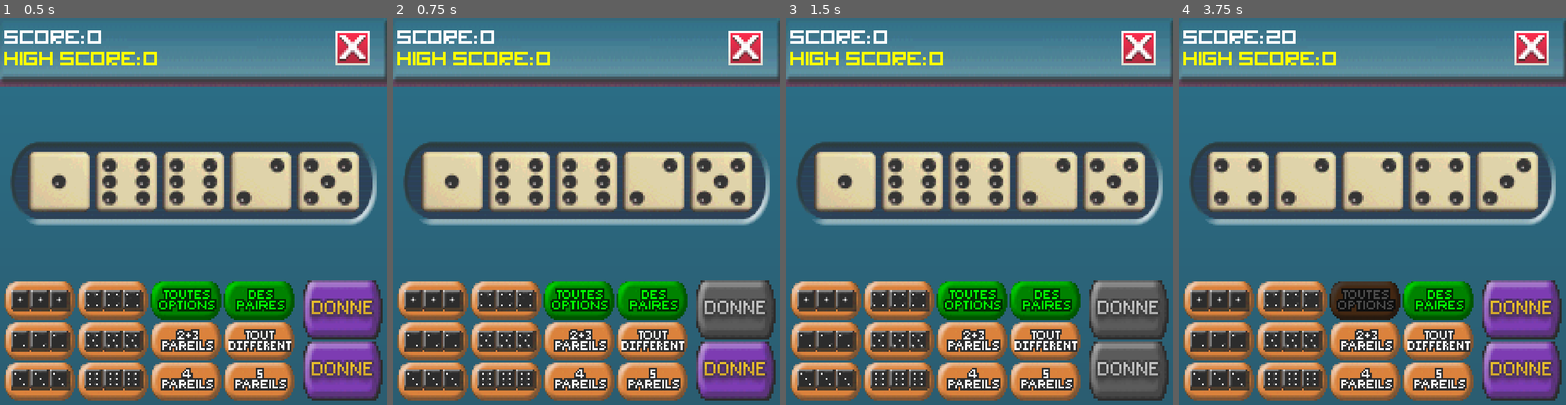
Above: before the commit, frames 1-4 (left to right).
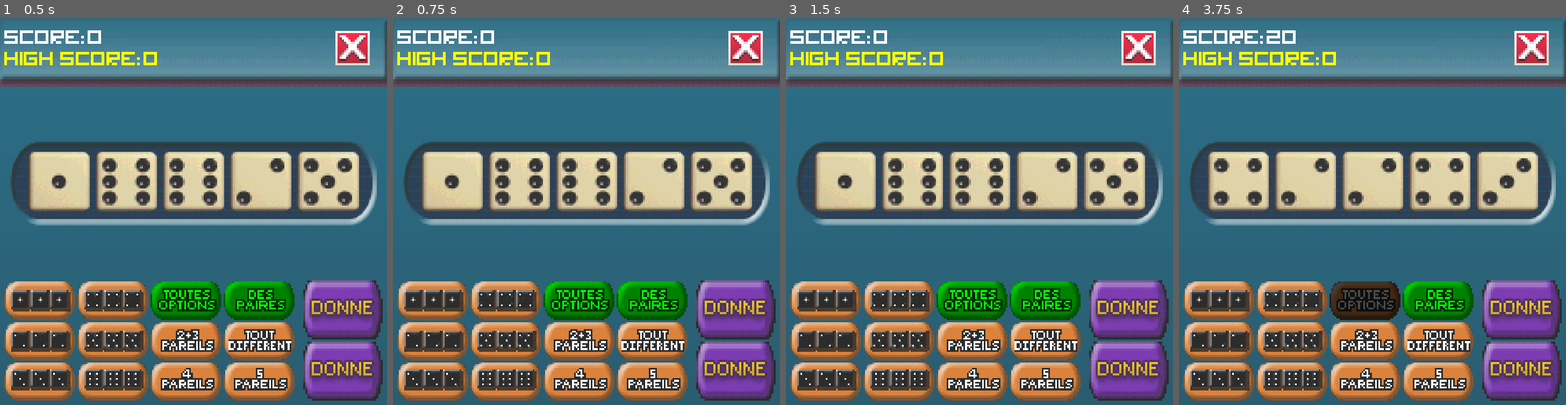
Above: after the commit, the same moments.

Repository: djalexkidd/yams
Game: Godot game, scene res://scenes/game.tscn
Two runs of this game, one before a commit and one after it. Both use one fixed random seed, a clock stepped at 60 frames per second and the inputs below. Sound files missing from this copy of the repository are replaced by a short silence.
Inputs (mouse positions are in pixels of both pictures, inside the frame that each line leads up to):
- Up to frame 1 (0.5 s): no input
- Up to frame 2 (0.75 s): click (737, 308) at 0.5 s
- Up to frame 3 (1.5 s): click (1130, 370) at 1.25 s
- Up to frame 4 (3.75 s): click (1217, 300) at 2 s; click (1291, 300) at 2.75 s; click (1364, 300) at 3.5 s

Frame 1 is identical in both runs. In frame 2, 2.8% of the frame differs, in the area x 78-99%, y 67-83%; in frame 3, 5.5%, in the area x 78-99%, y 67-99%; in frame 4, nothing differs.

Commit message:
C'est rigolo ça...

Diff:
--- a/scripts/deal.gd
+++ b/scripts/deal.gd
@@ -3,9 +3,21 @@
 signal deal
 
 func _on_deal_button_1_pressed():
-	$DealButton1.disabled = true
-	deal.emit()
+	var dices_selected = 0
+	for dice in get_node("../Dices/HBoxContainer").get_children():
+		if dice is TextureButton and dice.button_pressed:
+			dices_selected += 1
+
+	if dices_selected > 0:
+		$DealButton1.disabled = true
+		deal.emit()
 
 func _on_deal_button_2_pressed():
-	$DealButton2.disabled = true
-	deal.emit()
+	var dices_selected = 0
+	for dice in get_node("../Dices/HBoxContainer").get_children():
+		if dice is TextureButton and dice.button_pressed:
+			dices_selected += 1
+
+	if dices_selected > 0:
+		$DealButton2.disabled = true
+		deal.emit()
--- a/scripts/game.gd
+++ b/scripts/game.gd
@@ -353,7 +353,6 @@
 func game_over():
 	Global.last_score = score_total
 	if score_total > Global.high_score:
-		print("saucisse")
 		Global.high_score = score_total
 		Global.save_highscore()
 	get_tree().change_scene_to_file("res://scenes/game_over.tscn")
